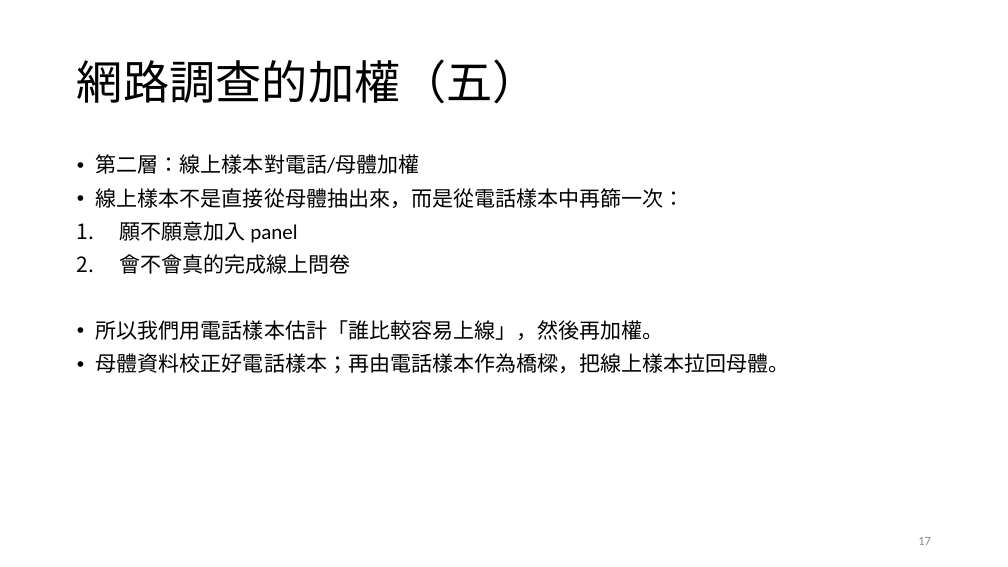
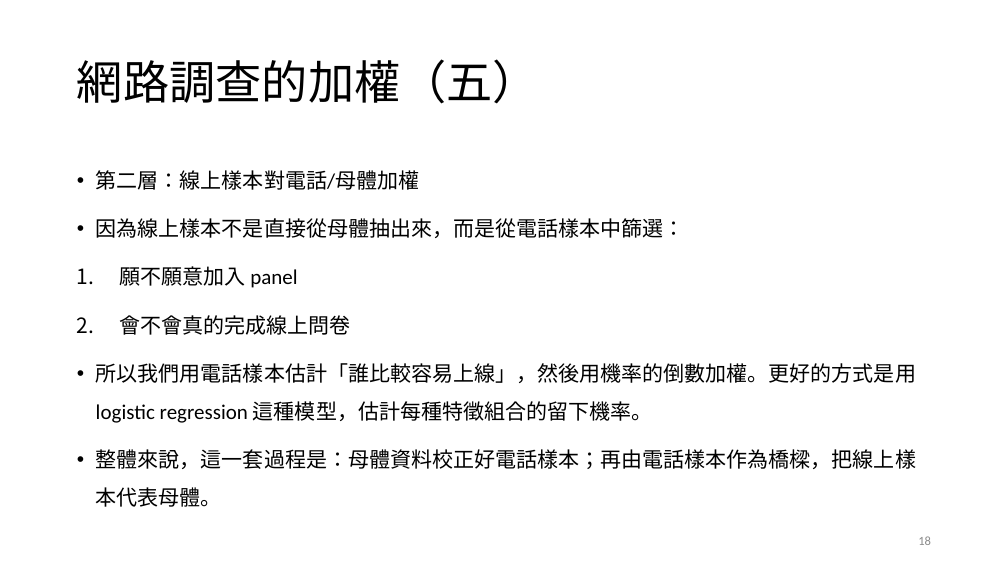
Before and after one commit to TsaiChiahung/PublicOpinion2026, a slide deck: slide 18 of 投影片/民意與調查Week4.pptx (slide 17 before the commit). Drawn at 1008x567 pixels with LibreOffice and Linux fonts; fonts in the diff are those of the drawing. Boxes give left, top, right and bottom in pixels: in the first picture for what was removed or moved away, otherwise in the second. Text is boxed around its words. In the diff, an @@ line names an element or a change of style, - is before the commit and + after.

```diff
--- a/投影片/民意與調查Week4.pptx
+++ b/投影片/民意與調查Week4.pptx
@@ text at bbox=[96, 170, 420, 335]: line spacing 0.9 to 1.5 @@
@@ text at bbox=[96, 218, 685, 238]: text changed @@
-• 線上樣本不是直接從母體抽出來，而是從電話樣本中再篩一次：
+• 因為線上樣本不是直接從母體抽出來，而是從電話樣本中篩選：
@@ text at bbox=[96, 363, 916, 507]: text changed @@
-• 所以我們用電話樣本估計「誰比較容易上線」，然後再加權。
-• 母體資料校正好電話樣本；再由電話樣本作為橋樑，把線上樣本拉回母體。
+• 所以我們用電話樣本估計「誰比較容易上線」，然後用機率的倒數加權。更好的方式是用 logistic regression 這種模型，估計每種特徵組合的留下機率。
+• 整體來說，這一套過程是：母體資料校正好電話樣本；再由電話樣本作為橋樑，把線上樣本代表母體。
@@ page number at bbox=[918, 536, 931, 545]: text changed @@
-17
+18
```
Also in this commit, not shown: 3 other slides changed, 1 slide added.
